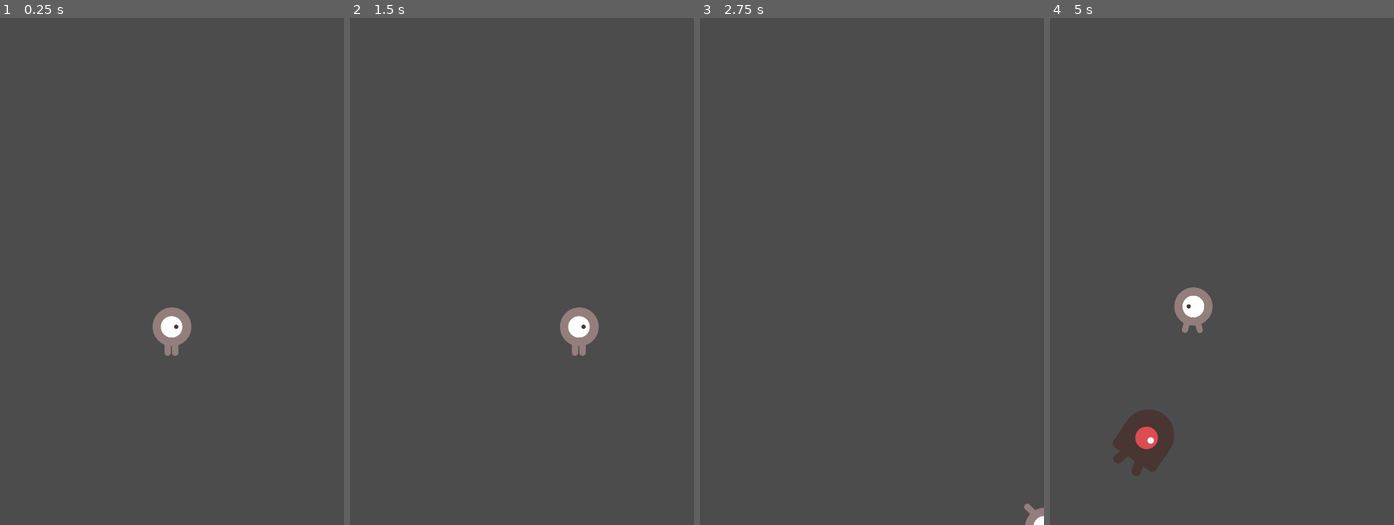
Above: before the commit, frames 1-4 (left to right).
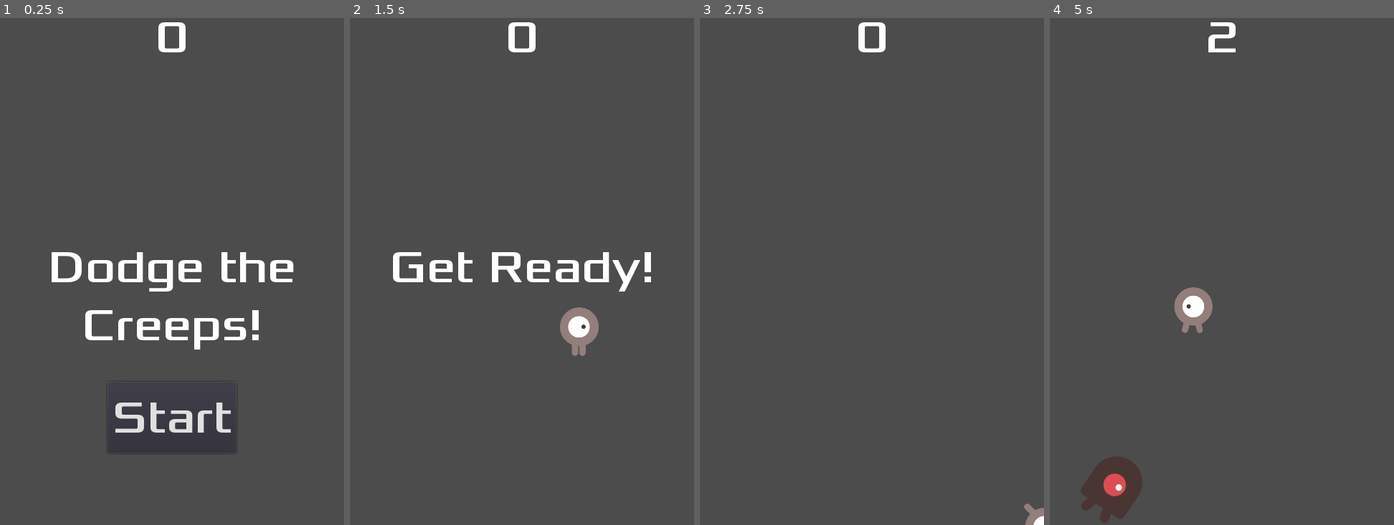
Above: after the commit, the same moments.

Repository: vibrunazo/godot-dodge
Game: Godot game, scene res://Main.tscn
The game is run twice, just before and just after one commit, with the same random seed, the same clock (stepped at 60 frames per second) and the same inputs.
Inputs (mouse positions are in pixels of both pictures, inside the frame that each line leads up to):
- Up to frame 1 (0.25 s): no input
- Up to frame 2 (1.5 s): click (522, 418) at 0.5 s, where only the run after the commit has a clickable "Start"; tap Enter at 1.25 s; hold Right (ui_right) from 1.28 s (still down)
- Up to frame 3 (2.75 s): release Right (ui_right) at 2.03 s; hold Down (ui_down) from 2.03 s (still down)
- Up to frame 4 (5 s): release Down (ui_down) at 2.78 s; hold Right (ui_right) 2.78-3.53 s; tap Space at 3.5 s; hold Up (ui_up) 3.53-4.28 s; hold Left (ui_left) from 4.28 s (still down)

The runs differ from the first frame. In frame 1, 4.5% of the frame differs, in the area x 15-86%, y 0-86%; in frame 2, 2.1%; in frame 3, 0.3%; in frame 4, 3.2%.

Commit message:
connected HUD to Main

Diff:
--- a/Main.gd
+++ b/Main.gd
@@ -5,7 +5,6 @@
 
 func _ready():
 	randomize()
-	new_game()
 
 # Called every frame. 'delta' is the elapsed time since the previous frame.
 #func _process(delta):
@@ -15,12 +14,15 @@
 func game_over():
 	$ScoreTimer.stop()
 	$MobTimer.stop()
+	$HUD.show_game_over()
 	print("game over")
 
 func new_game():
 	score = 0
 	$Player.start($StartPosition.position)
 	$StartTimer.start()
+	$HUD.update_score(score)
+	$HUD.show_message("Get Ready!")
 
 func _on_StartTimer_timeout():
 	print('start timer')
@@ -29,7 +31,7 @@
 
 func _on_ScoreTimer_timeout():
 	score += 1
-	print("score: %d" % score)
+	$HUD.update_score(score)
 
 func _on_MobTimer_timeout():
 	$MobTimer.wait_time = clamp(2 - score * 0.02, 0.4, 2)
--- a/Main.tscn
+++ b/Main.tscn
@@ -1,8 +1,9 @@
-[gd_scene load_steps=5 format=2]
+[gd_scene load_steps=6 format=2]
 
 [ext_resource path="res://Player.tscn" type="PackedScene" id=1]
 [ext_resource path="res://Main.gd" type="Script" id=2]
 [ext_resource path="res://Mob.tscn" type="PackedScene" id=3]
+[ext_resource path="res://HUD.tscn" type="PackedScene" id=4]
 
 [sub_resource type="Curve2D" id=1]
 _data = {
@@ -33,7 +34,11 @@
 
 [node name="MobSpawnLocation" type="PathFollow2D" parent="MobPath"]
 
+[node name="HUD" parent="." instance=ExtResource( 4 )]
+
 [connection signal="hit" from="Player" to="." method="game_over"]
 [connection signal="timeout" from="MobTimer" to="." method="_on_MobTimer_timeout"]
 [connection signal="timeout" from="ScoreTimer" to="." method="_on_ScoreTimer_timeout"]
 [connection signal="timeout" from="StartTimer" to="." method="_on_StartTimer_timeout"]
+[connection signal="start_game" from="HUD" to="." method="_on_HUD_start_game"]
+[connection signal="start_game" from="HUD" to="." method="new_game"]
--- a/Player.gd
+++ b/Player.gd
@@ -9,7 +9,7 @@
 func _ready():
 	screen_size = get_viewport_rect().size
 	print("speed is %d, screen_size is %d, %d" % [speed, screen_size.x, screen_size.y])
-#	hide()
+	hide()
 
 
 # Called every frame. 'delta' is the elapsed time since the previous frame.
